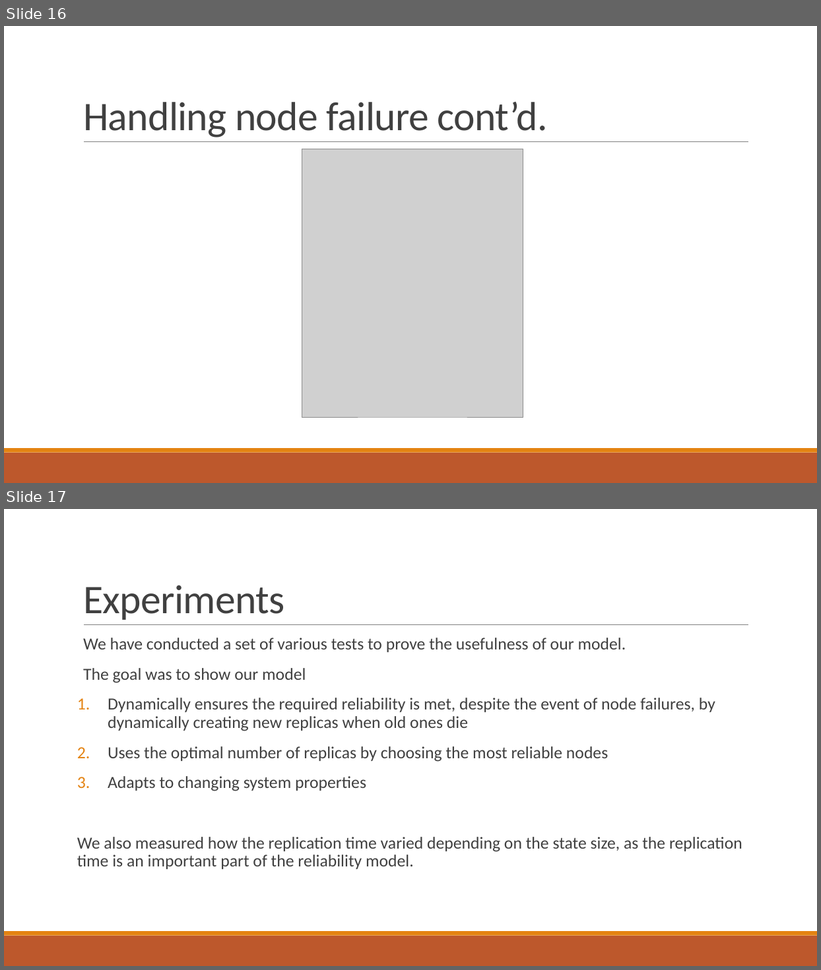
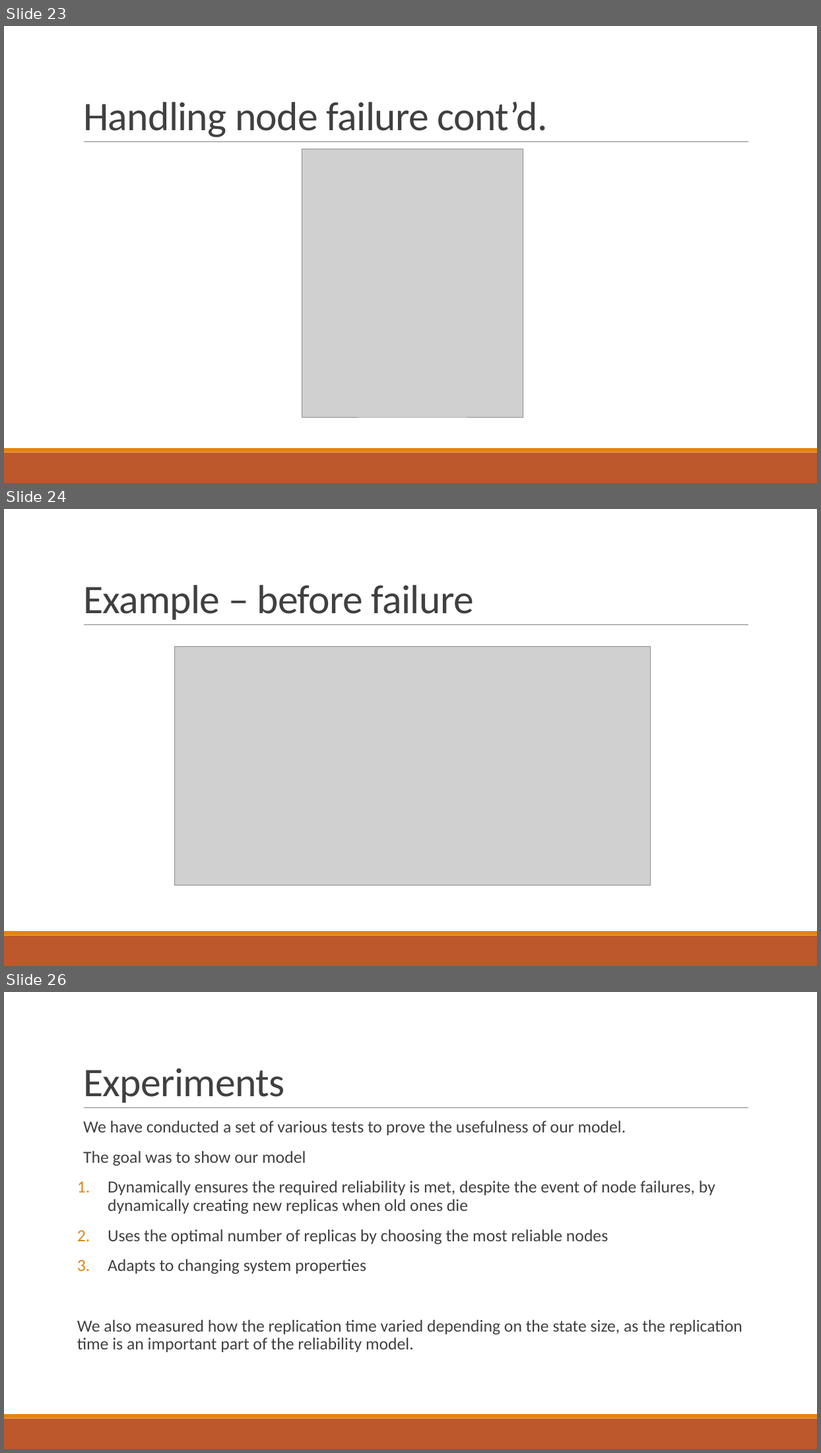
Before and after one commit to PStahl/master_thesis, a slide deck: presentation/presentation.pptx. Shown one above the other, each under a label of ours: slides 16 and 17 before the commit, slides 23, 24 and 26 after it; the slides between them are not shown. The pictures are 821x970 and 821x1453 pixels, drawn with LibreOffice and Linux fonts; fonts in the diff are those of the drawing; grey boxes stand for pictures. Boxes give left, top, right and bottom in pixels: in the first picture for what was removed or moved away, otherwise in the second. Text is boxed around its words. In the diff, an @@ line names an element or a change of style, - is before the commit and + after.

```diff
--- a/presentation/presentation.pptx
+++ b/presentation/presentation.pptx
@@ slide 24 added at [4, 509, 817, 966], background #FFFFFF; not listed: 3 template elements that a slide beside it also shows @@
@@ title added at [83, 585, 474, 620], 48 pt, text #404040 @@
+Example – before failure
@@ picture added at [175, 647, 651, 886] @@
@@ what was slide 16 is now slide 23 @@
@@ what was slide 17 is now slide 26 @@
```
Also in this commit, not shown: 9 slides changed, 10 other slides added, 2 slides removed.
